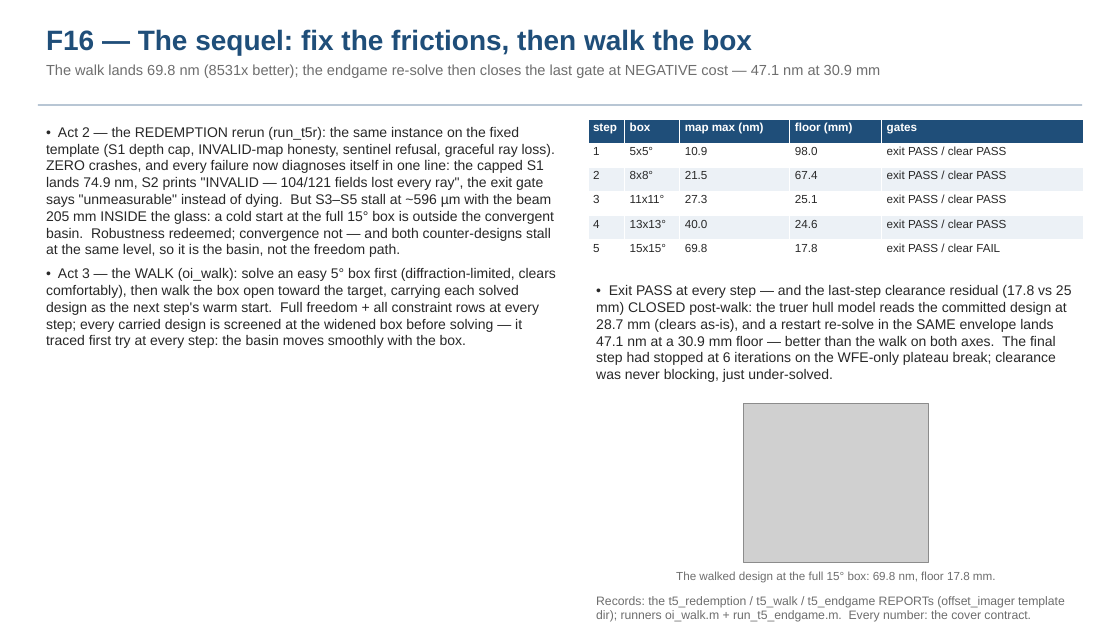
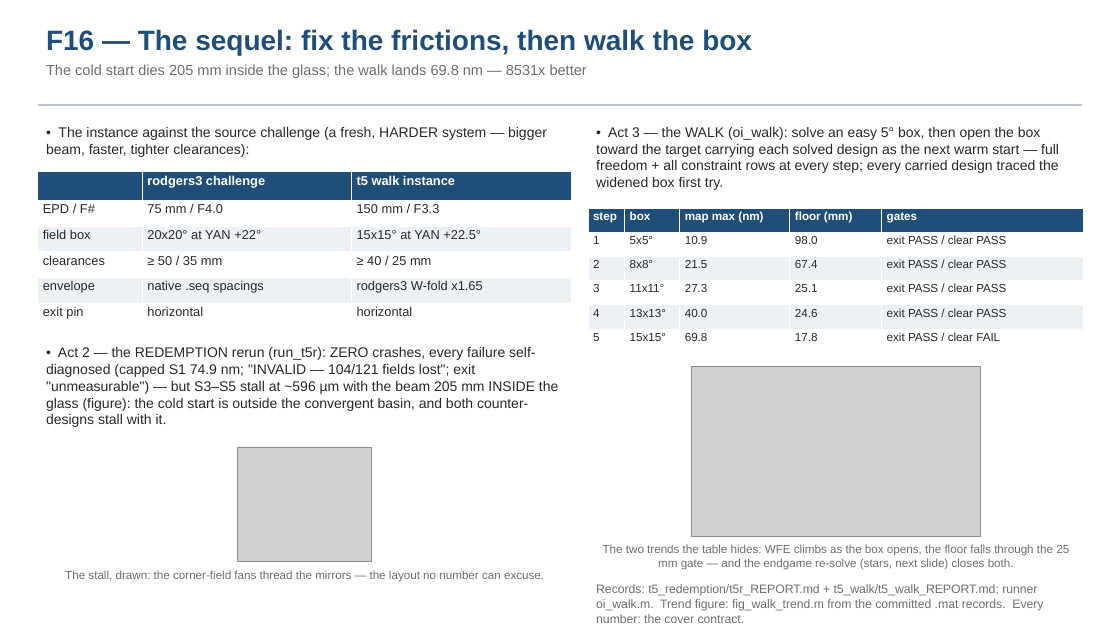
Before and after one commit to nasa-jpl/MACOS_resources, a slide deck: slide 17 of mmacos/challenges/rodgers3/deck_rodgers3_walk.pptx. Drawn at 1120x630 pixels with LibreOffice and Linux fonts; fonts in the diff are those of the drawing; grey boxes stand for pictures. Boxes give left, top, right and bottom in pixels: in the first picture for what was removed or moved away, otherwise in the second. Text is boxed around its words. In the diff, an @@ line names an element or a change of style, - is before the commit and + after.

```diff
--- a/mmacos/challenges/rodgers3/deck_rodgers3_walk.pptx
+++ b/mmacos/challenges/rodgers3/deck_rodgers3_walk.pptx
@@ text at <box>46,64,587,78</box>: text changed @@
-The walk lands 69.8 nm (8531x better); the endgame re-solve then closes the last gate at NEGATIVE cost — 47.1 nm at 30.9 mm
+The cold start dies 205 mm inside the glass; the walk lands 69.8 nm — 8531x better
@@ text at <box>46,127,547,157</box>: text changed @@
-• Act 2 — the REDEMPTION rerun (run_t5r): the same instance on the fixed template (S1 depth cap, INVALID-map honesty, sentinel refusal, graceful ray loss). ZERO crashes, and every failure now diagnoses itself in one line: the capped S1 lands 74.9 nm, S2 prints "INVALID — 104/121 fields lost every ray", the exit gate says "unmeasurable" instead of dying. But S3–S5 stall at ~596 µm with the beam 205 mm INSIDE the glass: a cold start at the full 15° box is outside the convergent basin. Robustness redeemed; convergence not — and both counter-designs stall at the same level, so it is the basin, not the freedom path.
-• Act 3 — the WALK (oi_walk): solve an easy 5° box first (diffraction-limited, clears comfortably), then walk the box open toward the target, carrying each solved design as the next step's warm start. Full freedom + all constraint rows at every step; every carried design is screened at the widened box before solving — it traced first try at every step: the basin moves smoothly with the box.
+• The instance against the source challenge (a fresh, HARDER system — bigger beam, faster, tighter clearances):
@@ text added at <box>596,127,1059,190</box>, 12 pt, text #282828 @@
+• Act 3 — the WALK (oi_walk): solve an easy 5° box, then open the box toward the target carrying each solved design as the next warm start — full freedom + all constraint rows at every step; every carried design traced the widened box first try.
@@ table added at <box>38,172,571,327</box>, 6 rows, 3 columns @@
+ | rodgers3 challenge | t5 walk instance
+EPD / F# | 75 mm / F4.0 | 150 mm / F3.3
+field box | 20x20° at YAN +22° | 15x15° at YAN +22.5°
+clearances | ≥ 50 / 35 mm | ≥ 40 / 25 mm
+envelope | native .seq spacings | rodgers3 W-fold x1.65
+exit pin | horizontal | horizontal
@@ table: place and size @@
-table at <box>588,119,1084,265</box>
+table at <box>588,208,1084,354</box>
@@ text removed at <box>596,285,1072,382</box> @@
-• Exit PASS at every step — and the last-step clearance residual (17.8 vs 25 mm) CLOSED post-walk: the truer hull model reads the committed design at 28.7 mm (clears as-is), and a restart re-solve in the SAME envelope lands 47.1 nm at a 30.9 mm floor — better than the walk on both axes. The final step had stopped at 6 iterations on the WFE-only plateau break; clearance was never blocking, just under-solved.
@@ text added at <box>46,347,558,427</box>, 12 pt, text #282828 @@
+• Act 2 — the REDEMPTION rerun (run_t5r): ZERO crashes, every failure self-diagnosed (capped S1 74.9 nm; "INVALID — 104/121 fields lost"; exit "unmeasurable") — but S3–S5 stall at ~596 µm with the beam 205 mm INSIDE the glass (figure): the cold start is outside the convergent basin, and both counter-designs stall with it.
@@ picture added at <box>691,367,981,537</box> @@
@@ picture removed at <box>744,403,929,563</box> @@
@@ picture added at <box>238,447,371,562</box> @@
@@ text added at <box>603,544,1069,570</box>, 10 pt, text #6E6E6E @@
+The two trends the table hides: WFE climbs as the box opens, the floor falls through the 25 mm gate — and the endgame re-solve (stars, next slide) closes both.
@@ text at <box>65,570,544,582</box>: text changed @@
-The walked design at the full 15° box: 69.8 nm, floor 17.8 mm.
+The stall, drawn: the corner-field fans thread the mirrors — the layout no number can excuse.
@@ text at <box>596,584,1043,623</box>: text changed @@
-Records: the t5_redemption / t5_walk / t5_endgame REPORTs (offset_imager template dir); runners oi_walk.m + run_t5_endgame.m. Every number: the cover contract.
+Records: t5_redemption/t5r_REPORT.md + t5_walk/t5_walk_REPORT.md; runner oi_walk.m. Trend figure: fig_walk_trend.m from the committed .mat records. Every number: the cover contract.
```
Also in this commit, not shown: 4 other slides changed, 1 slide added, 5 other files.
